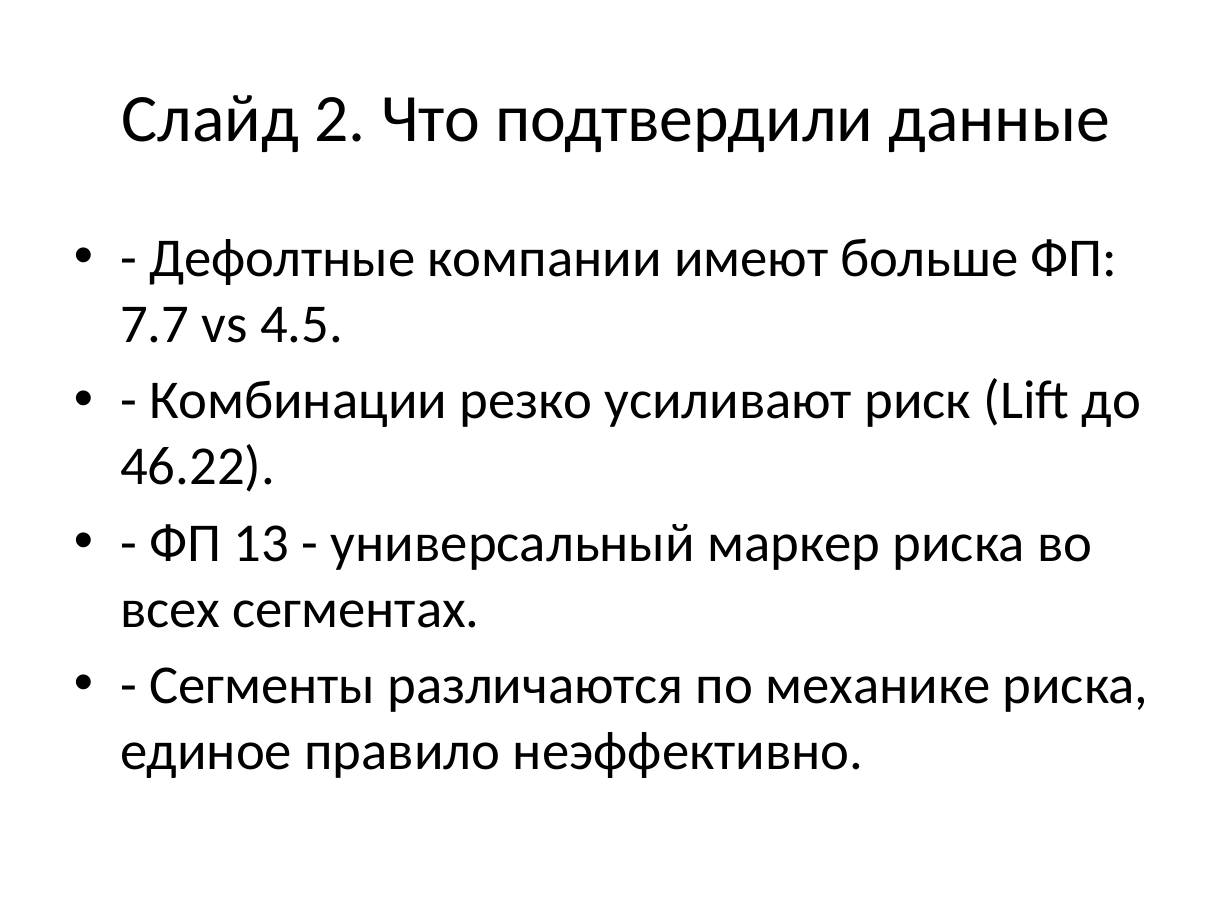
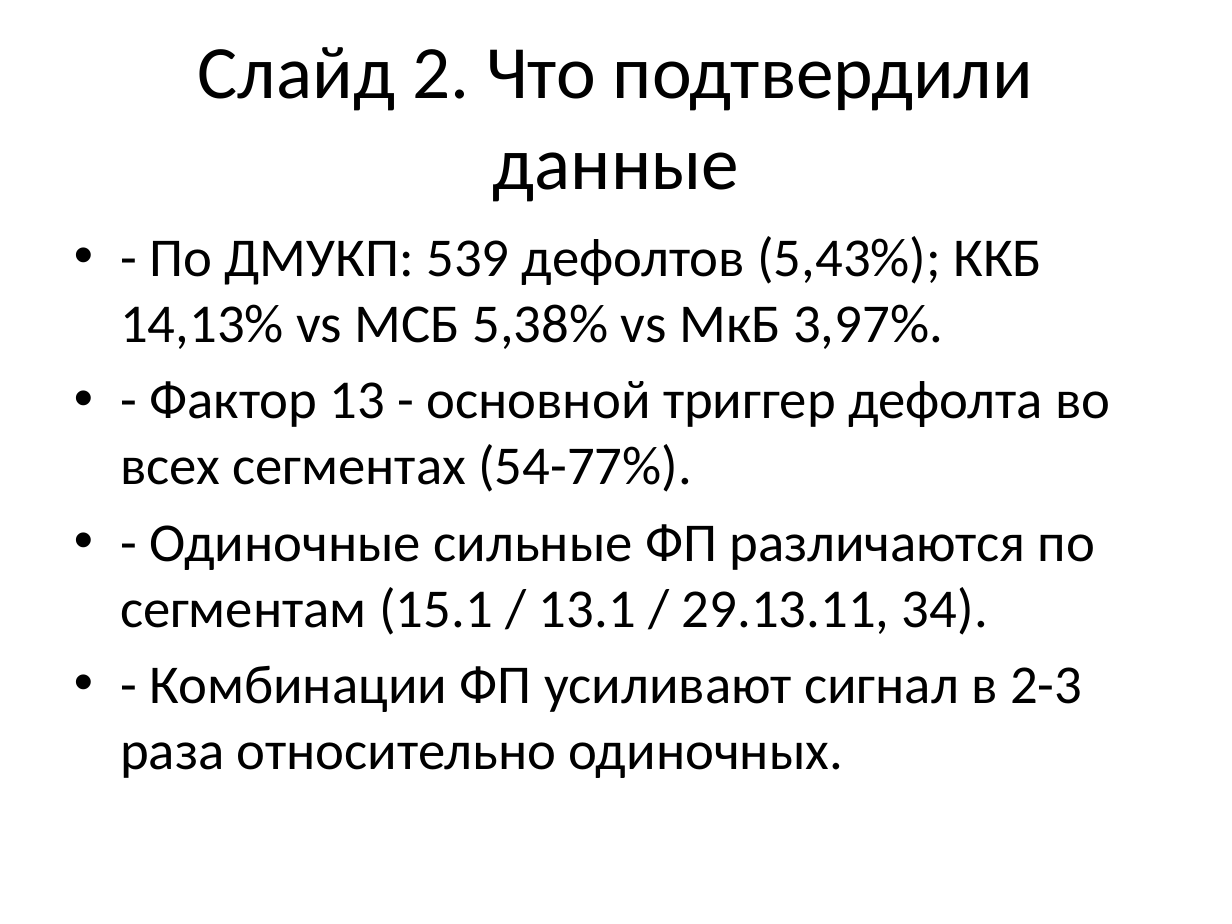
Before and after one commit to Crypt0head/sql_test, a slide deck: slide 2 of fp_sfp_presentation_ultra_short.pptx. Drawn at 1232x924 pixels with LibreOffice and Linux fonts; fonts in the diff are those of the drawing. Boxes give left, top, right and bottom in pixels: in the first picture for what was removed or moved away, otherwise in the second. Text is boxed around its words. In the diff, an @@ line names an element or a change of style, - is before the commit and + after.

```diff
--- a/fp_sfp_presentation_ultra_short.pptx
+++ b/fp_sfp_presentation_ultra_short.pptx
@@ title "Слайд 2. Что подтвердили данные" at [198, 47, 1033, 202]: size 39.6 to 44 pt @@
@@ text at [120, 236, 1110, 778]: text changed @@
-• - Дефолтные компании имеют больше ФП: 7.7 vs 4.5.
-• - Комбинации резко усиливают риск (Lift до 46.22).
-• - ФП 13 - универсальный маркер риска во всех сегментах.
-• - Сегменты различаются по механике риска, единое правило неэффективно.
+• - По ДМУКП: 539 дефолтов (5,43%); ККБ 14,13% vs МСБ 5,38% vs МкБ 3,97%.
+• - Фактор 13 - основной триггер дефолта во всех сегментах (54-77%).
+• - Одиночные сильные ФП различаются по сегментам (15.1 / 13.1 / 29.13.11, 34).
+• - Комбинации ФП усиливают сигнал в 2-3 раза относительно одиночных.
```
Also in this commit, not shown: 6 other slides changed, 1 other file.
